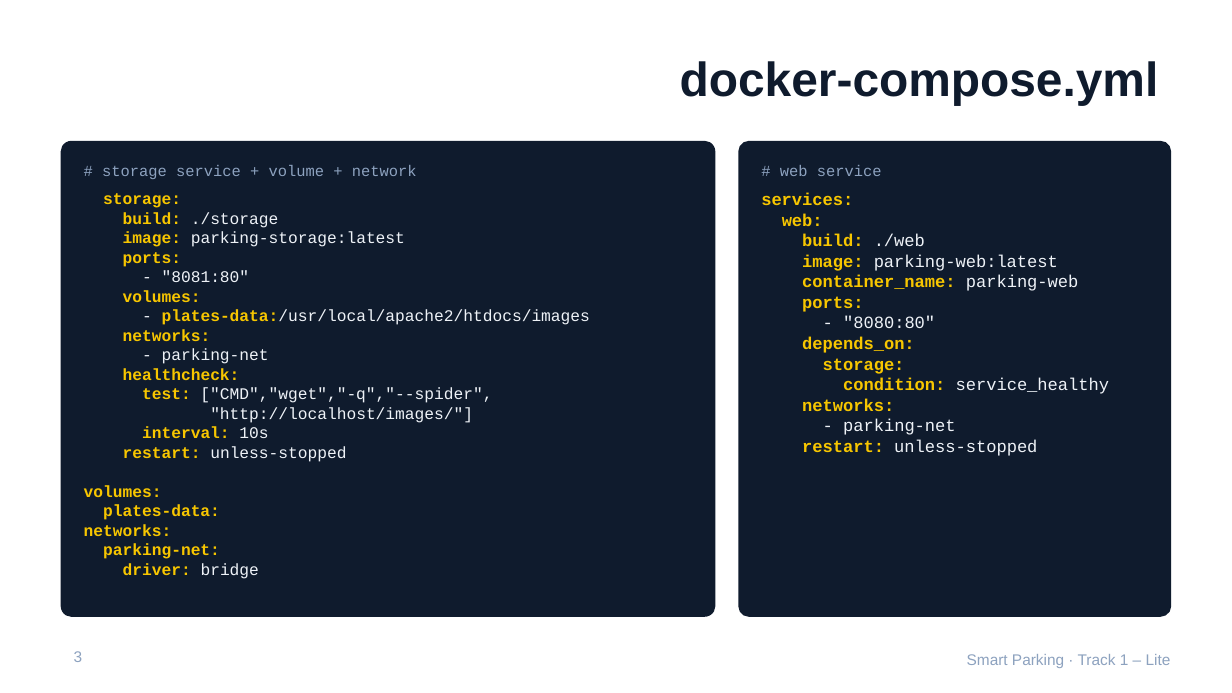
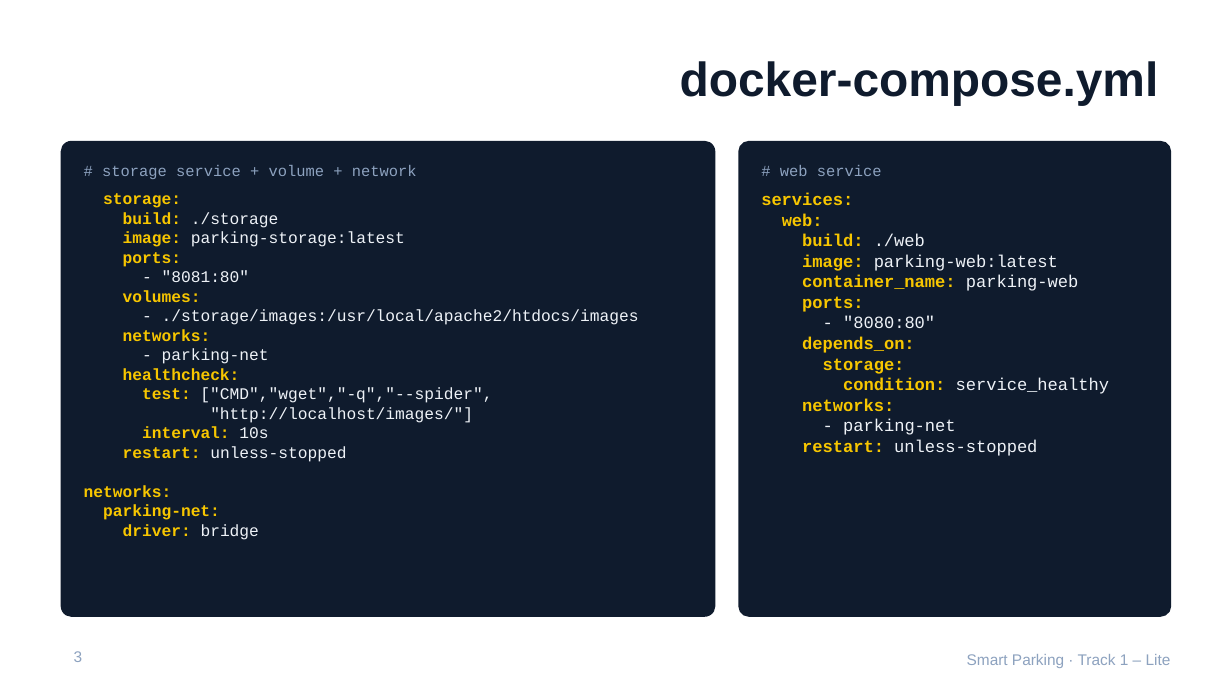
Before and after one commit to trigaloitay-ship-it/smart-parking-tracker, a slide deck: slide 3 of docs/Smart-Parking-Presentation.pptx. Drawn at 1232x693 pixels with LibreOffice and Linux fonts; fonts in the diff are those of the drawing. Boxes give left, top, right and bottom in pixels: in the first picture for what was removed or moved away, otherwise in the second. Text is boxed around its words. In the diff, an @@ line names an element or a change of style, - is before the commit and + after.

```diff
--- a/docs/Smart-Parking-Presentation.pptx
+++ b/docs/Smart-Parking-Presentation.pptx
@@ text at (162, 309, 639, 325): text changed @@
-- plates-data:/usr/local/apache2/htdocs/images
+- ./storage/images:/usr/local/apache2/htdocs/images
@@ text at (84, 485, 220, 520): paragraphs removed @@
-volumes:
-plates-data:
```
Also in this commit, not shown: 3 other slides changed, 23 other files.
